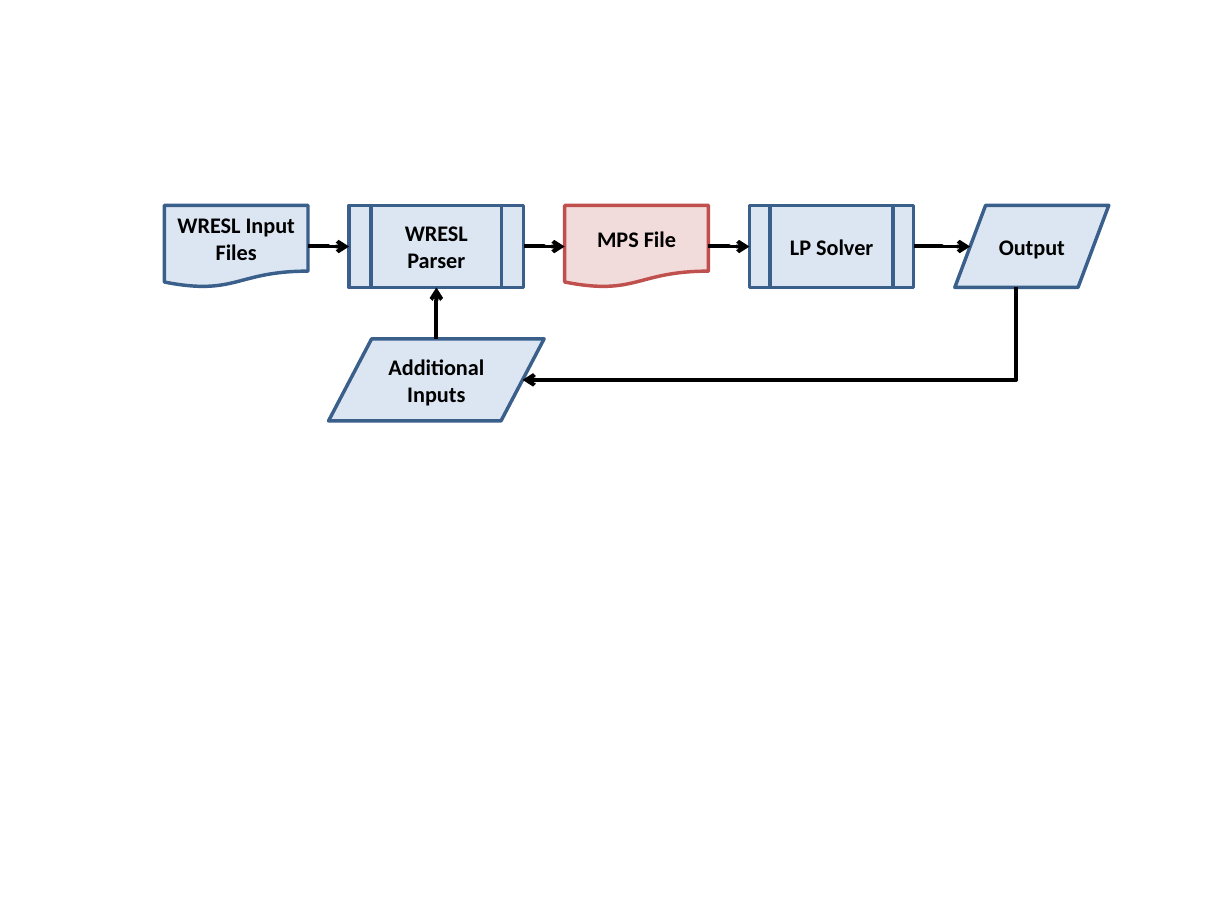
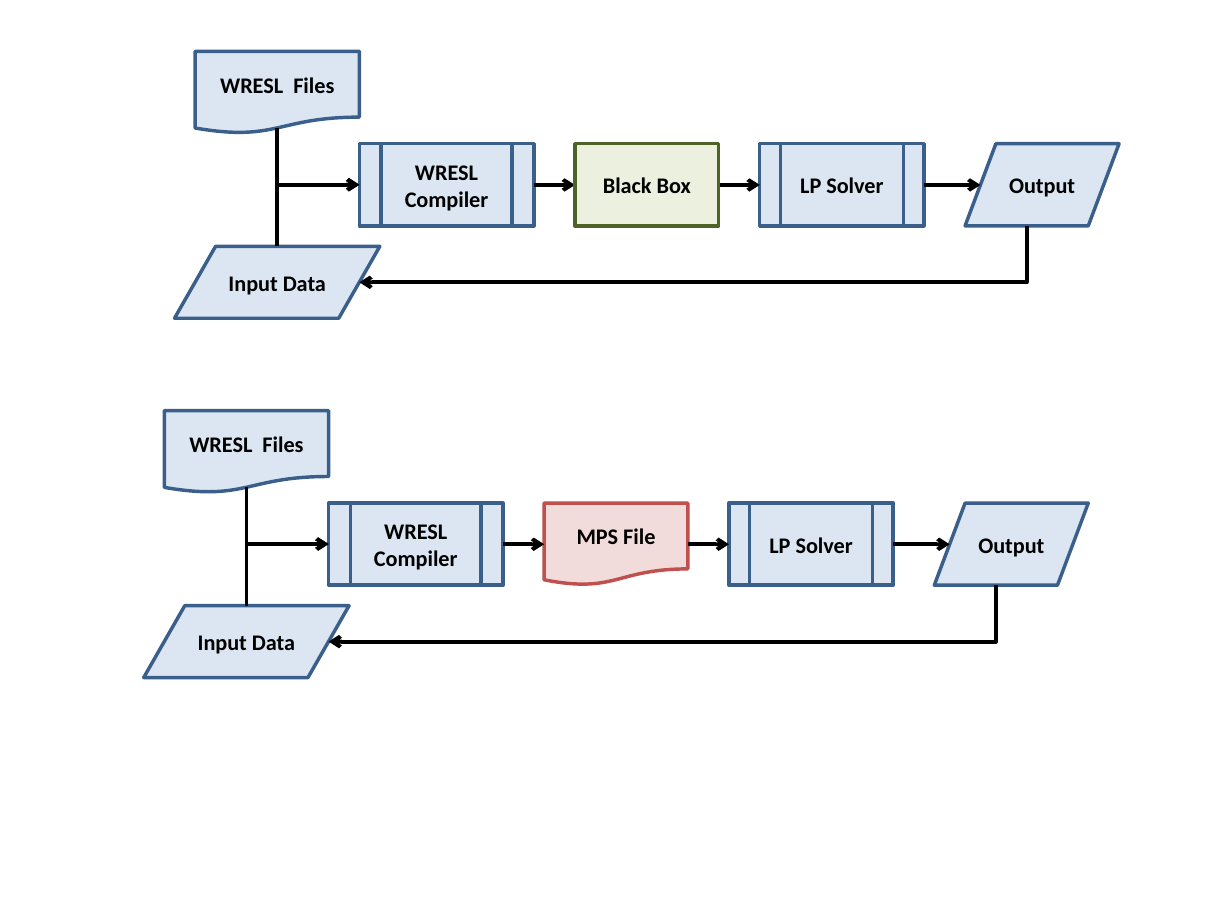
Before and after one commit to CentralValleyModeling/wrims, a slide deck: slide 3 of plans/flowchart_WRIMS.pptx. Drawn at 1232x924 pixels with LibreOffice and Linux fonts; fonts in the diff are those of the drawing. Boxes give left, top, right and bottom in pixels: in the first picture for what was removed or moved away, otherwise in the second. Text is boxed around its words. In the diff, an @@ line names an element or a change of style, - is before the commit and + after.

```diff
--- a/plans/flowchart_WRIMS.pptx
+++ b/plans/flowchart_WRIMS.pptx
@@ flow chart document "WRESL Files": place and size @@
-flow chart document "WRESL Files" at bbox=[164, 206, 308, 288]
+flow chart document "WRESL Files" at bbox=[195, 52, 359, 134]
@@ text in flow chart document at bbox=[220, 77, 334, 93]: text changed @@
-WRESL Input Files
+WRESL Files
@@ elbow arrow added from (277, 128) to (360, 185), #000000 2.25 pt @@
@@ 3 elbow arrows, 2 flow chart predefined processes, 1 flow chart input output: place and size @@
-3 elbow arrows, 2 flow chart predefined processes, 1 flow chart input output at bbox=[349, 206, 1109, 288]
+3 elbow arrows, 2 flow chart predefined processes, 1 flow chart input output at bbox=[360, 144, 1119, 227]
@@ rectangle added at bbox=[575, 144, 719, 227], fill #EBF1DE, outline #4F6228 2 pt, 13 pt, text #000000, bold @@
+Black Box
@@ text in flow chart predefined process at bbox=[405, 165, 489, 211]: text changed @@
-WRESL Parser
+WRESL Compiler
@@ elbow arrow moved from (308, 246) - (349, 246) to (277, 246) - (360, 185) @@
@@ elbow arrow moved from (1016, 287) - (522, 379) to (1026, 225) - (360, 282) @@
@@ flow chart input output added at bbox=[175, 246, 381, 318], fill #DCE6F2, outline #3A5F8C 2 pt, 13 pt, text #000000, bold @@
+Input Data
@@ elbow arrow removed from (436, 339) to (436, 287) @@
@@ flow chart input output removed at bbox=[329, 339, 545, 421] @@
-Additional Inputs
@@ flow chart document added at bbox=[164, 410, 328, 493], fill #DCE6F2, outline #3A5F8C 2 pt, 13 pt, text #000000, bold @@
+WRESL Files
@@ elbow arrow added from (246, 488) to (329, 545), #000000 2.25 pt @@
@@ flow chart predefined process added at bbox=[329, 503, 504, 585], fill #DCE6F2, outline #3A5F8C 2 pt, 13 pt, text #000000, bold @@
+WRESL Compiler
@@ flow chart document "MPS File": place and size @@
-flow chart document "MPS File" at bbox=[564, 206, 708, 288]
+flow chart document "MPS File" at bbox=[545, 503, 689, 585]
@@ flow chart predefined process added at bbox=[729, 503, 893, 585], fill #DCE6F2, outline #3A5F8C 2 pt, 13 pt, text #000000, bold @@
+LP Solver
@@ flow chart input output added at bbox=[934, 503, 1088, 585], fill #DCE6F2, outline #3A5F8C 2 pt, 13 pt, text #000000, bold @@
+Output
@@ elbow arrow added from (246, 606) to (329, 545), #000000 2.25 pt @@
@@ elbow arrow added from (503, 545) to (545, 545), #000000 2.25 pt @@
@@ elbow arrow added from (687, 545) to (729, 545), #000000 2.25 pt @@
@@ elbow arrow added from (893, 545) to (950, 545), #000000 2.25 pt @@
@@ elbow arrow added from (995, 585) to (329, 642), #000000 2.25 pt @@
@@ flow chart input output added at bbox=[144, 606, 350, 678], fill #DCE6F2, outline #3A5F8C 2 pt, 13 pt, text #000000, bold @@
+Input Data
```
Also in this commit, not shown: 1 other file.
